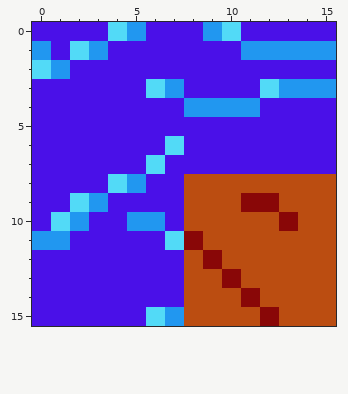
A pixel-art file gets an edit: Sprites/dirt botright corner water.aseprite. Above is the file before it was changed.
16x16 pixels, 1 frame.
Now the later version:
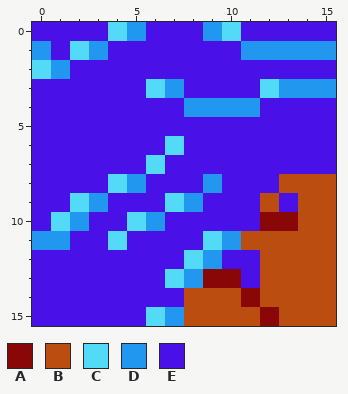
Palette (. is transparent): A #890707  B #bb4d11  C #52daf7  D #2197f0  E #4a10e8
The edit:
Changed rows in their new state; - is an unchanged pixel.
first column x 4:
 8 ----EDEEE-
 9 ---CDEEEBE
10 -C--EEEEA-
11 C--EECD---
12 ----CDEE--
13 ---CDA-E--
